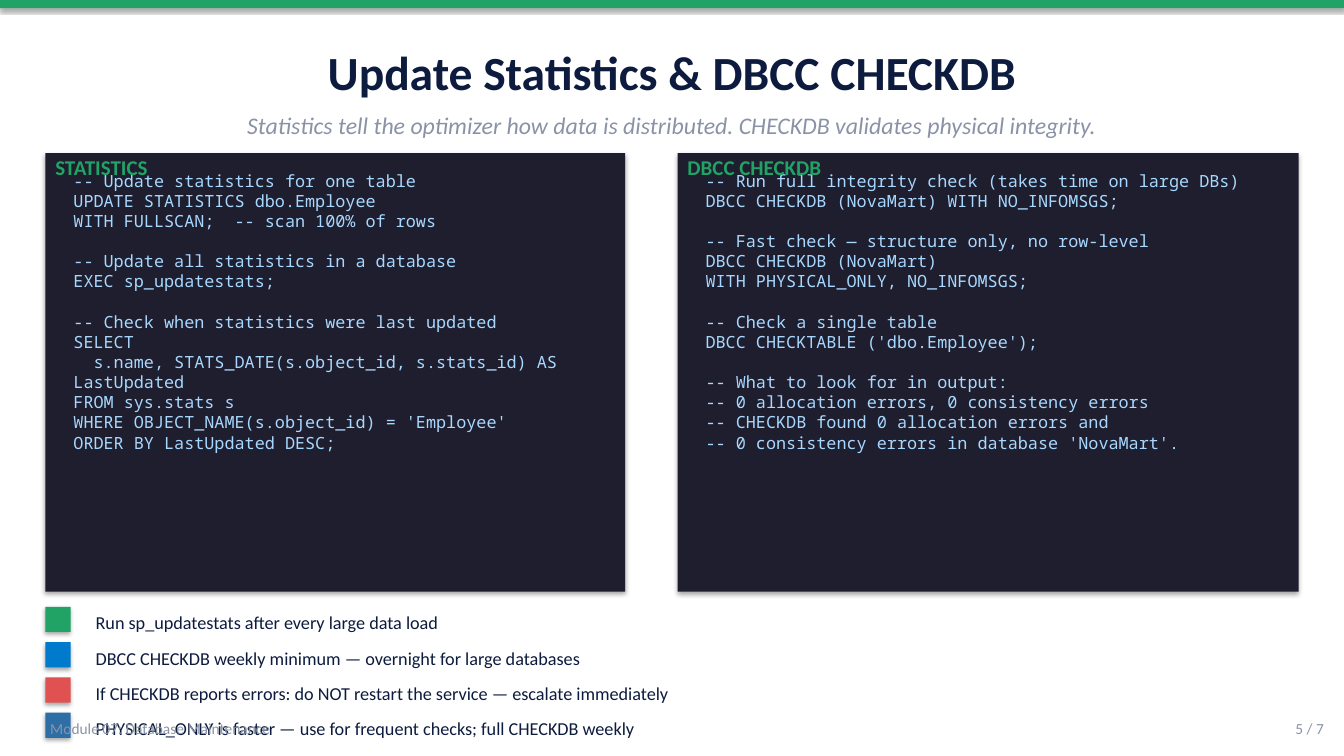
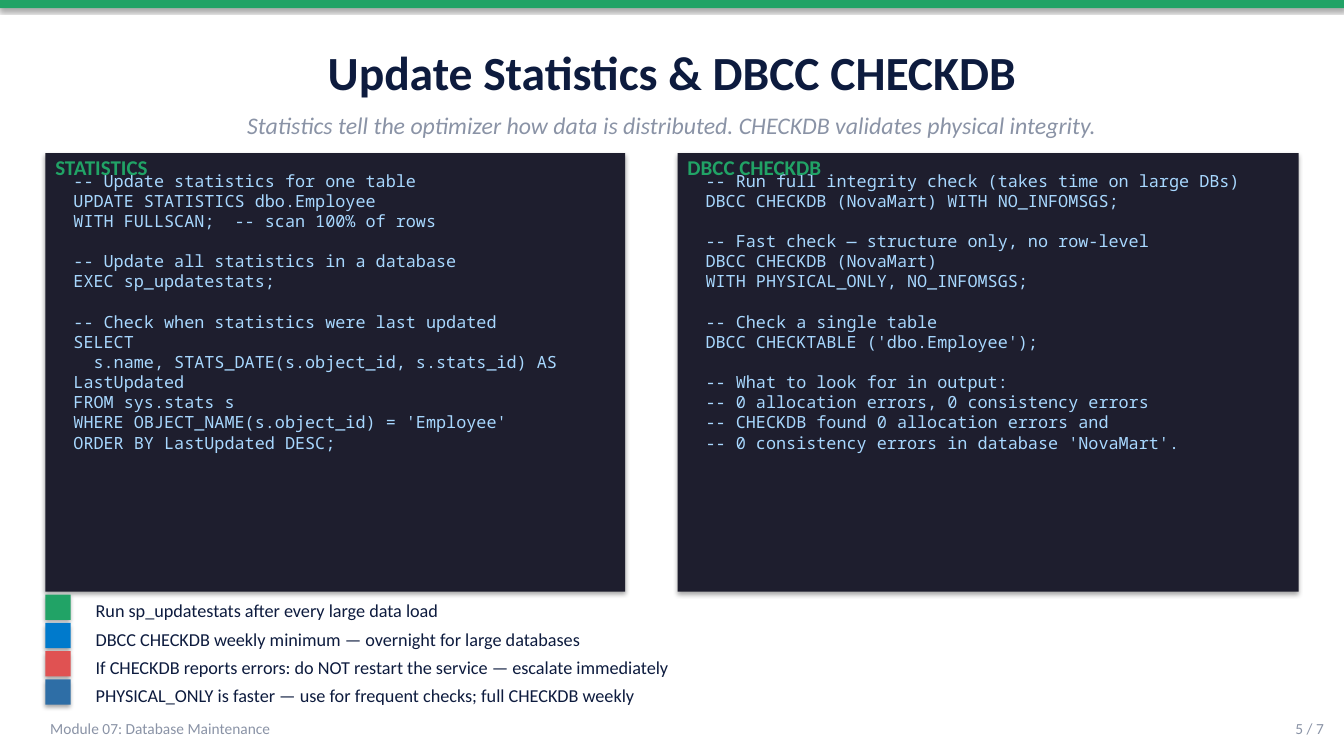
Before and after one commit to albertje8118/Training-SQL-Server-Administrator, a slide deck: slide 5 of contents/Module-07-Database-Maintenance.pptx. Drawn at 1344x756 pixels with LibreOffice and Linux fonts; fonts in the diff are those of the drawing. Boxes give left, top, right and bottom in pixels: in the first picture for what was removed or moved away, otherwise in the second. Text is boxed around its words. In the diff, an @@ line names an element or a change of style, - is before the commit and + after.

```diff
--- a/contents/Module-07-Database-Maintenance.pptx
+++ b/contents/Module-07-Database-Maintenance.pptx
@@ rectangle: place and size @@
-rectangle at (45, 607, 71, 632)
+rectangle at (45, 595, 71, 620)
@@ text "Run sp_updatestats after every large ...": place and size @@
-text "Run sp_updatestats after every large ..." at (96, 616, 438, 632)
+text "Run sp_updatestats after every large ..." at (96, 604, 438, 620)
@@ rectangle: place and size @@
-rectangle at (45, 642, 71, 667)
+rectangle at (45, 623, 71, 648)
@@ text "DBCC CHECKDB weekly minimum — ...": place and size @@
-text "DBCC CHECKDB weekly minimum — ..." at (96, 652, 580, 668)
+text "DBCC CHECKDB weekly minimum — ..." at (96, 633, 580, 649)
@@ rectangle: place and size @@
-rectangle at (45, 678, 71, 703)
+rectangle at (45, 651, 71, 677)
@@ text "If CHECKDB reports errors: do ...": place and size @@
-text "If CHECKDB reports errors: do ..." at (96, 687, 668, 703)
+text "If CHECKDB reports errors: do ..." at (96, 661, 668, 677)
@@ rectangle: place and size @@
-rectangle at (45, 713, 71, 738)
+rectangle at (45, 680, 71, 705)
@@ text "PHYSICAL_ONLY is faster — use ...": place and size @@
-text "PHYSICAL_ONLY is faster — use ..." at (96, 722, 635, 738)
+text "PHYSICAL_ONLY is faster — use ..." at (96, 689, 635, 705)
```
Also in this commit, not shown: 1 other slide changed, 6 other files.
